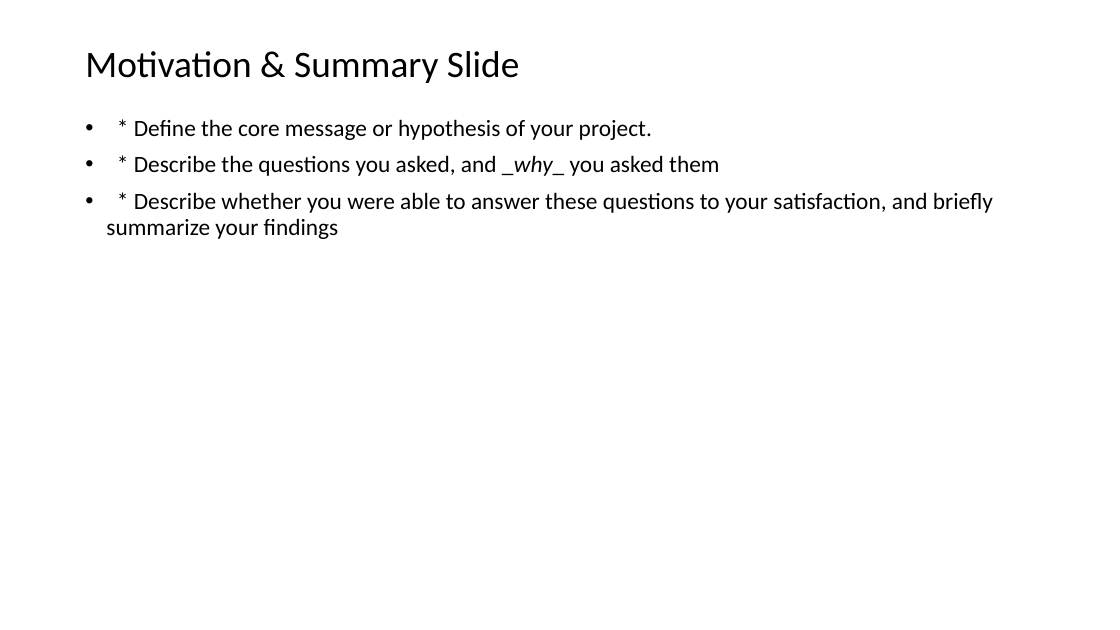
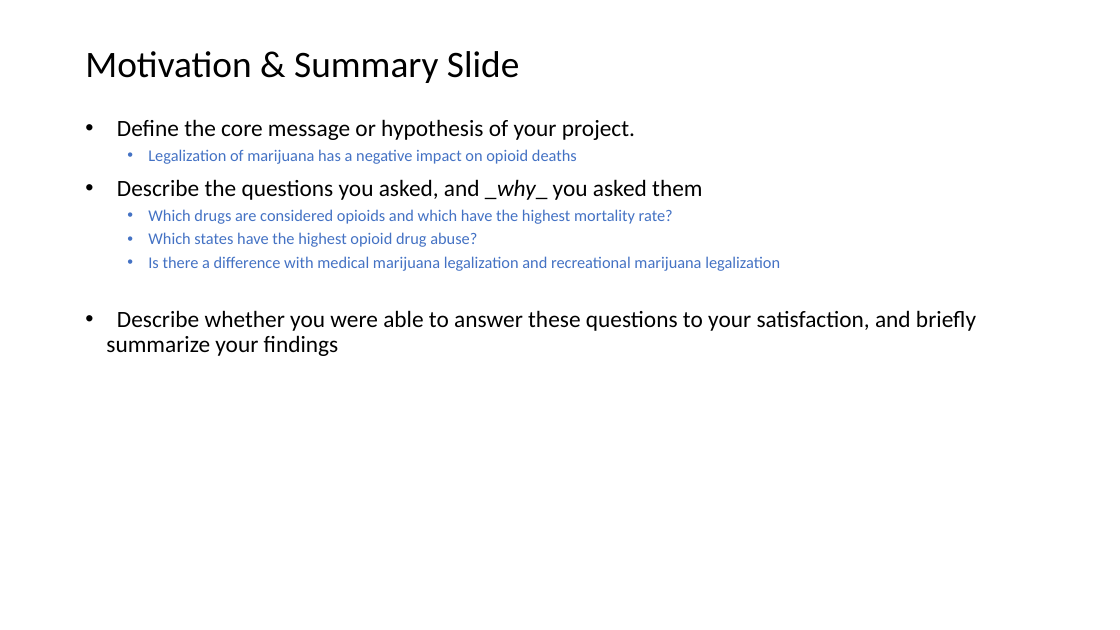
Before and after one commit to fia400/CPSSTeam, a slide deck: slide 2 of CPSSTeam.pptx. Drawn at 1120x630 pixels with LibreOffice and Linux fonts; fonts in the diff are those of the drawing. Boxes give left, top, right and bottom in pixels: in the first picture for what was removed or moved away, otherwise in the second. Text is boxed around its words. In the diff, an @@ line names an element or a change of style, - is before the commit and + after.

```diff
--- a/CPSSTeam.pptx
+++ b/CPSSTeam.pptx
@@ text at (106, 119, 976, 356): text changed; size 20 to 14 pt; text colour #000000 to #4472C4 @@
-• * Define the core message or hypothesis of your project.
-• * Describe the questions you asked, and _why_ you asked them
-• * Describe whether you were able to answer these questions to your satisfaction, and briefly summarize your findings
+• Define the core message or hypothesis of your project.
+  • Legalization of marijuana has a negative impact on opioid deaths
+• Describe the questions you asked, and _why_ you asked them
+  • Which drugs are considered opioids and which have the highest mortality rate?
+  • Which states have the highest opioid drug abuse?
+  • Is there a difference with medical marijuana legalization and recreational marijuana legalization
+• Describe whether you were able to answer these questions to your satisfaction, and briefly summarize your findings
```
Also in this commit, not shown: 6 other files.
